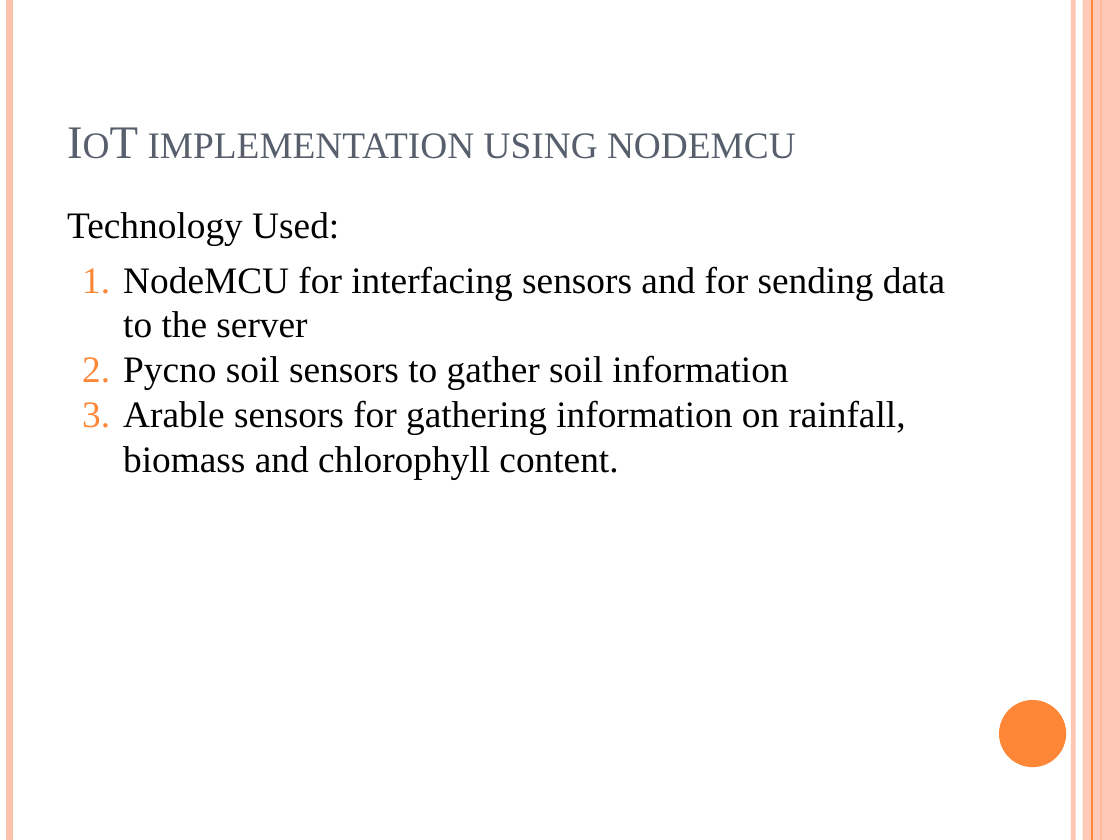
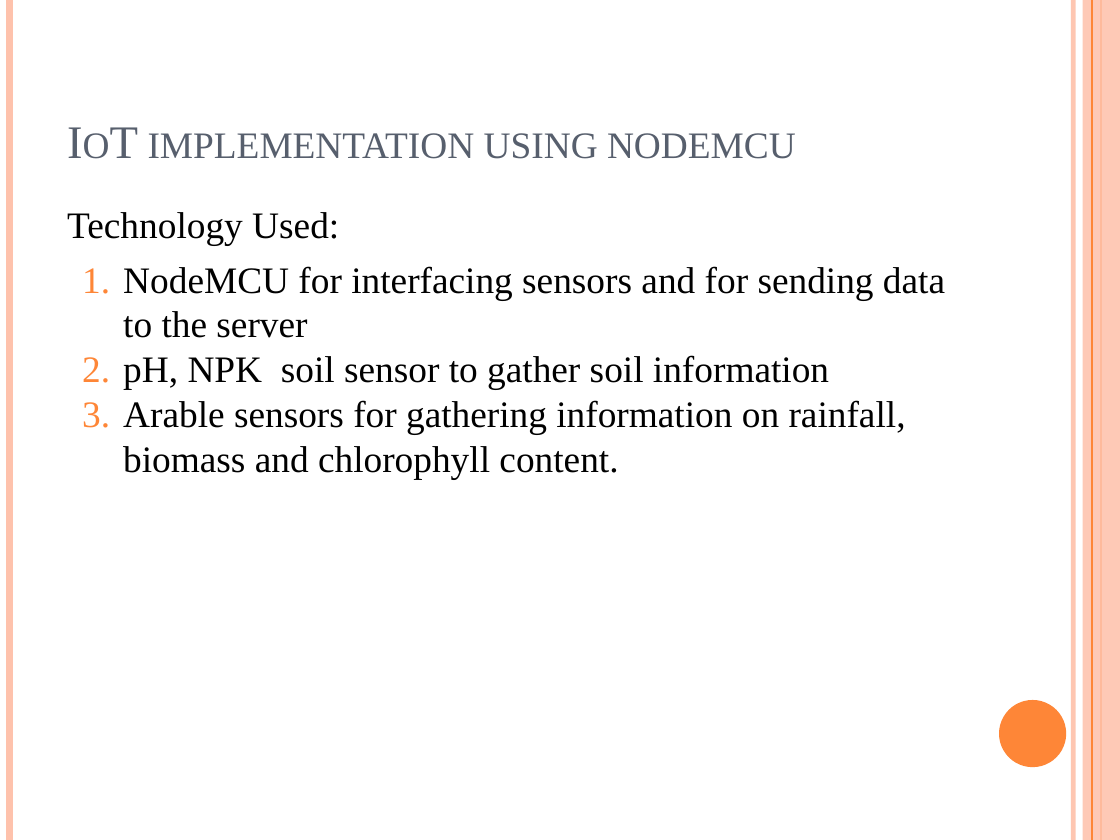
Before and after one commit to simhadri-g/FarmersFriend, a slide deck: slide 5 of misc/inter.pptx. Drawn at 1120x840 pixels with LibreOffice and Linux fonts; fonts in the diff are those of the drawing. Boxes give left, top, right and bottom in pixels: in the first picture for what was removed or moved away, otherwise in the second. Text is boxed around its words. In the diff, an @@ line names an element or a change of style, - is before the commit and + after.

```diff
--- a/misc/inter.pptx
+++ b/misc/inter.pptx
@@ text at [123, 355, 829, 389]: text changed @@
-2. Pycno soil sensors to gather soil information
+2. pH, NPK soil sensor to gather soil information
```
Also in this commit, not shown: 1 slide added, 4 other files.
